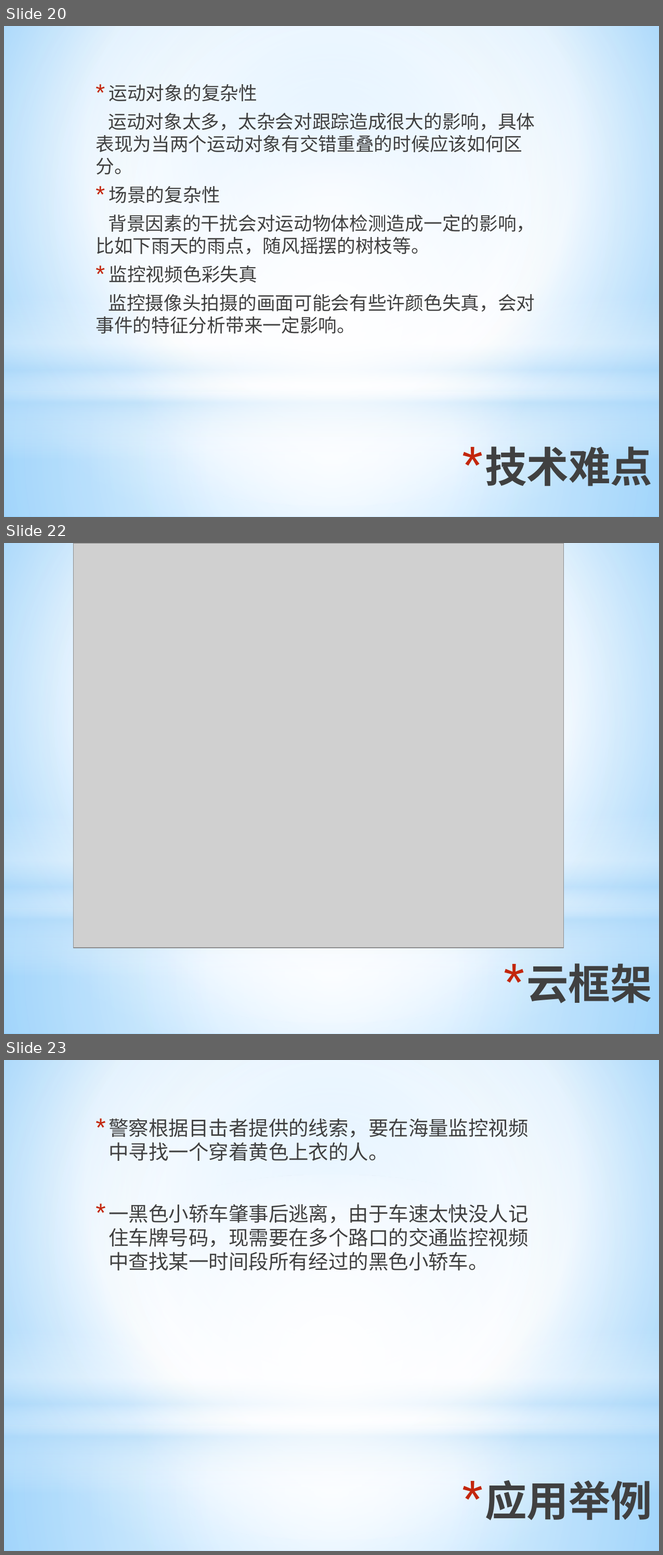
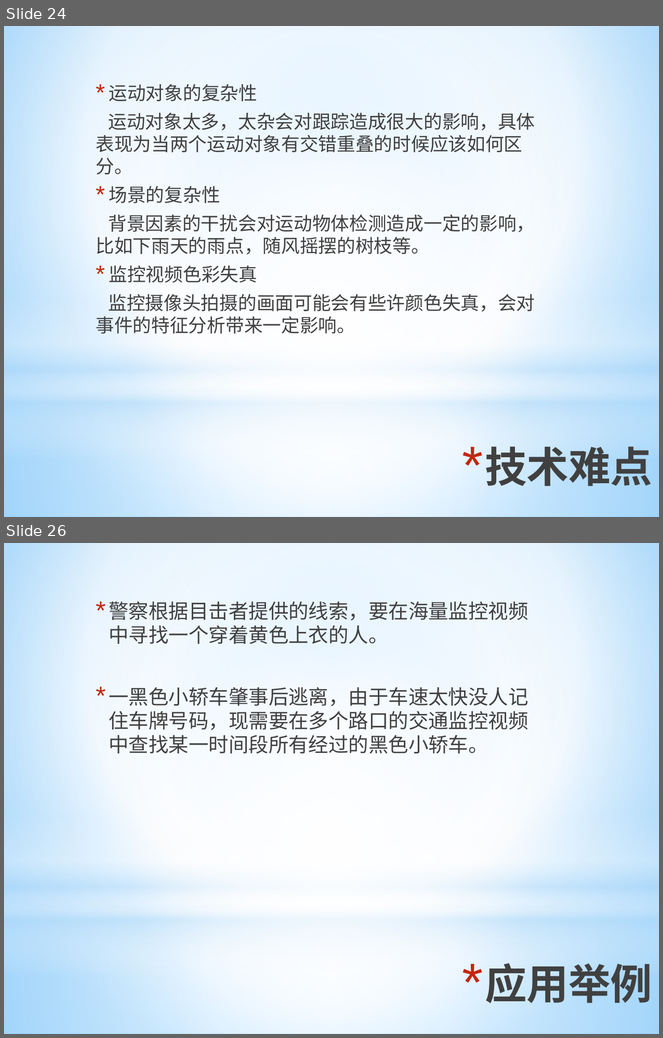
Before and after one commit to ronnyMakhuddin/motion-detect-tiqu, a slide deck: 研究生毕业设计/文档管理/预答辩/毕业设计预答辩.pptx. Shown one above the other, each under a label of ours: slides 20, 22 and 23 before the commit, slides 24 and 26 after it; the slides between them are not shown. The pictures are 663x1555 and 663x1038 pixels, drawn with LibreOffice and Linux fonts; fonts in the diff are those of the drawing; grey boxes stand for pictures. Boxes give left, top, right and bottom in pixels: in the first picture for what was removed or moved away, otherwise in the second. Text is boxed around its words. In the diff, an @@ line names an element or a change of style, - is before the commit and + after.

```diff
--- a/研究生毕业设计/文档管理/预答辩/毕业设计预答辩.pptx
+++ b/研究生毕业设计/文档管理/预答辩/毕业设计预答辩.pptx
@@ slide 22 removed at (x1=4, y1=543, x2=659, y2=1034), background gradient #9ED5FF to #FFFFFF to #5BB9FF; not listed: 4 template elements that a slide beside it also shows @@
@@ picture removed at (x1=74, y1=543, x2=564, y2=948) @@
@@ title removed at (x1=527, y1=964, x2=652, y2=1004) @@
-* 云框架
@@ what was slide 20 is now slide 24 @@
@@ what was slide 23 is now slide 26 @@
```
Also in this commit, not shown: 3 slides changed, 4 slides added, 2 other files.
